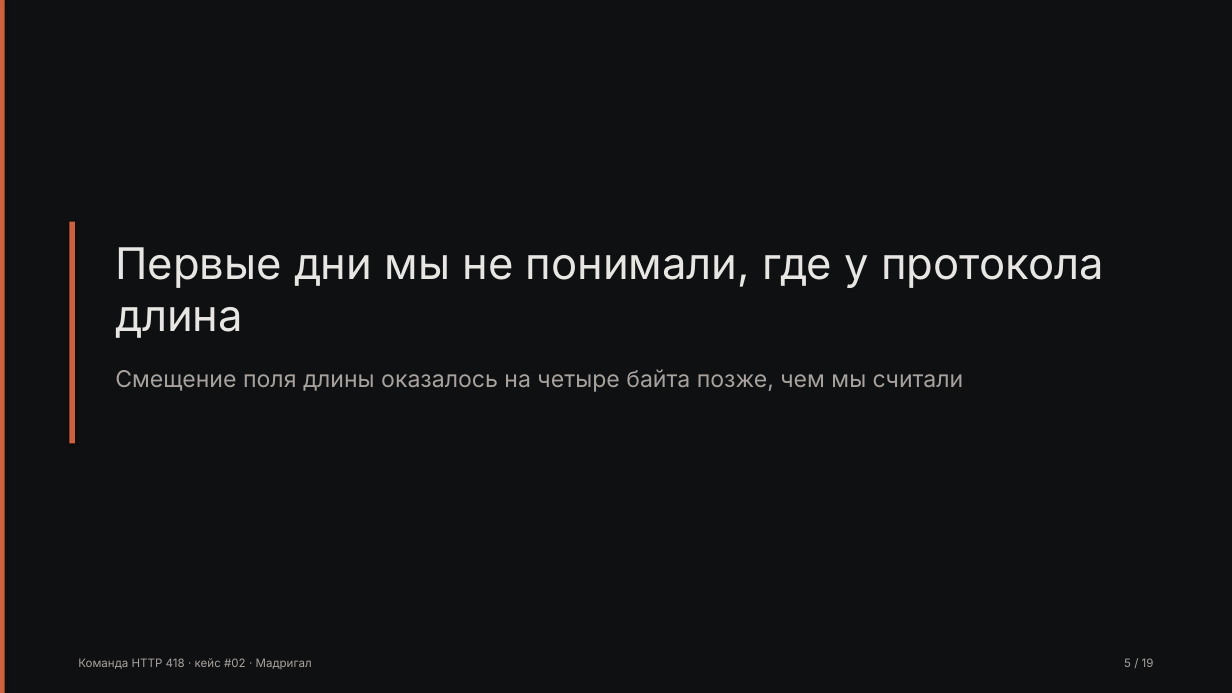
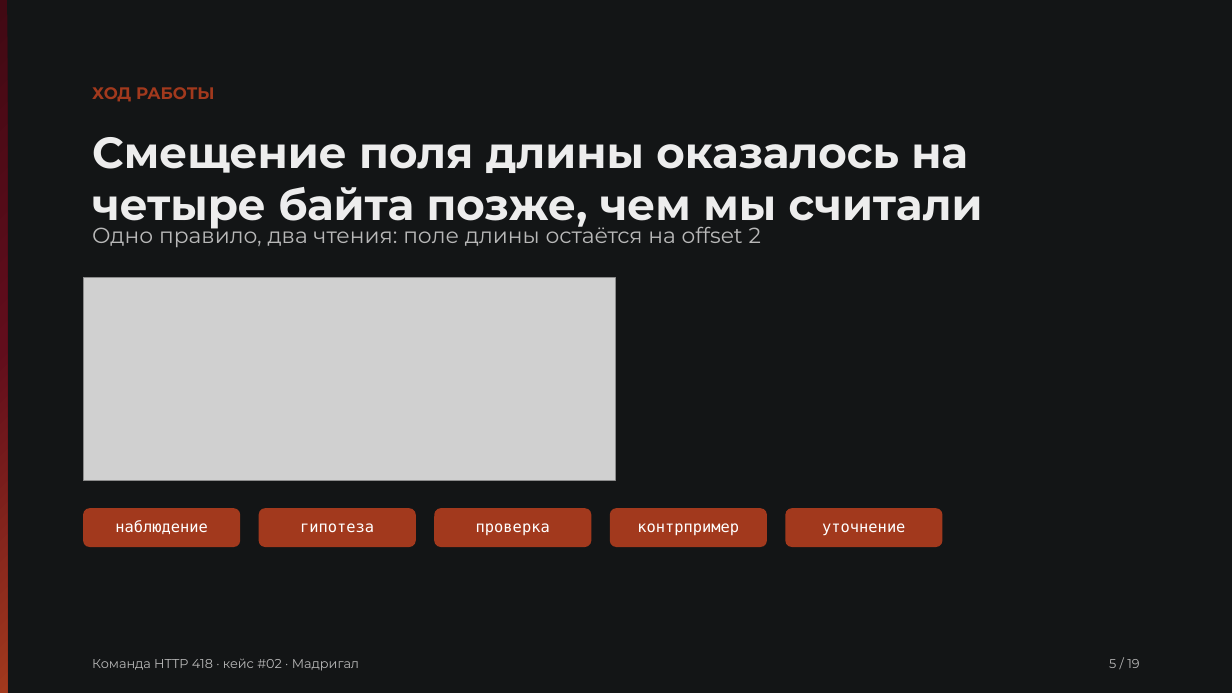
Before and after one commit to Pavel1778/madrigal-protocol-lab, a slide deck: slide 5 of presentation/slides.pptx. Drawn at 1232x693 pixels with LibreOffice and Linux fonts; fonts in the diff are those of the drawing; grey boxes stand for pictures. Boxes give left, top, right and bottom in pixels: in the first picture for what was removed or moved away, otherwise in the second. Text is boxed around its words. In the diff, an @@ line names an element or a change of style, - is before the commit and + after.

```diff
--- a/presentation/slides.pptx
+++ b/presentation/slides.pptx
@@ rectangle at [0,0,1232,693]: fill #0E1011 to #131516; shadow off @@
@@ rectangle at [0,0,7,693]: fill #D0603A to gradient #410913 to #610D1C to #A2391D; shadow off @@
@@ text added at [92,87,215,102], 13 pt, text #A2391D, bold @@
+ХОД РАБОТЫ
@@ text "Смещение поля длины оказалось на ...": place and size @@
-text "Смещение поля длины оказалось на ..." at [115,369,964,392]
+text "Смещение поля длины оказалось на ..." at [92,137,983,230]
@@ text "Смещение поля длины оказалось на ..." at [92,137,983,230]: size 18 to 34 pt, font Inter to Montserrat, text colour #A8A29E to #EDEDED, bold on @@
@@ rectangle removed at [69,222,75,444] @@
@@ text added at [92,222,761,247], 17 pt, text #B8B8B8 @@
+Одно правило, два чтения: поле длины остаётся на offset 2
@@ text removed at [115,247,1103,338] @@
-Первые дни мы не понимали, где у протокола длина
@@ picture added at [83,277,616,481] @@
@@ rounded rectangle added at [83,508,240,547], fill #A2391D @@
@@ rounded rectangle added at [259,508,416,547], fill #A2391D @@
@@ rounded rectangle added at [434,508,592,547], fill #A2391D @@
@@ rounded rectangle added at [610,508,767,547], fill #A2391D @@
@@ rounded rectangle added at [786,508,943,547], fill #A2391D @@
@@ text added at [115,520,208,534], 12 pt, text #FFFFFF @@
+наблюдение
@@ text added at [300,523,374,533], 12 pt, text #FFFFFF @@
+гипотеза
@@ text added at [476,523,550,535], 12 pt, text #FFFFFF @@
+проверка
@@ text added at [637,523,739,536], 12 pt, text #FFFFFF @@
+контрпример
@@ text added at [822,523,905,536], 12 pt, text #FFFFFF @@
+уточнение
@@ text "Команда HTTP 418 · кейс ...": place and size @@
-text "Команда HTTP 418 · кейс ..." at [78,658,312,669]
+text "Команда HTTP 418 · кейс ..." at [92,658,359,671]
@@ text "Команда HTTP 418 · кейс ..." at [92,658,359,671]: size 9 to 10 pt, font Inter to Montserrat, text colour #A8A29E to #B8B8B8 @@
@@ text "5 / 19" at [1109,659,1139,668]: size 9 to 10 pt, font Inter to Montserrat, text colour #A8A29E to #B8B8B8 @@
@@ text "5 / 19": place and size @@
-text "5 / 19" at [1124,658,1154,667]
+text "5 / 19" at [1109,659,1139,668]
```
Also in this commit, not shown: 18 other slides changed, 41 other files.
